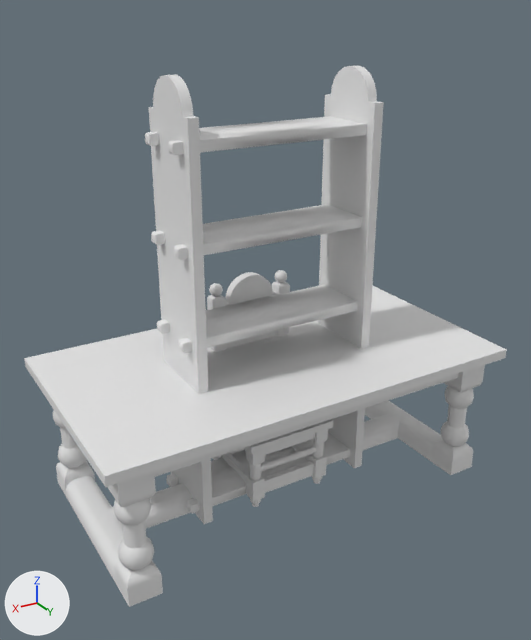
Before and after pictures for a commit that changed the FBX model Assets/Content/3Dmodels/Props/Furniture/LivingRooms/Peasant/3Dmodel_Props_Furniture_LivingRoom_Peasant.fbx.
Both versions are drawn from a 50 mm lens placed at (1.79, 2.95, 2.42), pointed at (0.05, 0.05, 0.97). The lights are fixed; the arrows at lower left show +X, +Y and +Z. The older version comes first. Where no turn or scale is listed for an object, it has been applied to the vertices.

Objects in the first picture: 'Prop_Furniture_LivingRoom_Peasant_Chair', 'Prop_Furniture_LivingRoom_Peasant_Shelving', 'Prop_Furniture_LivingRoom_Peasant_Table'.
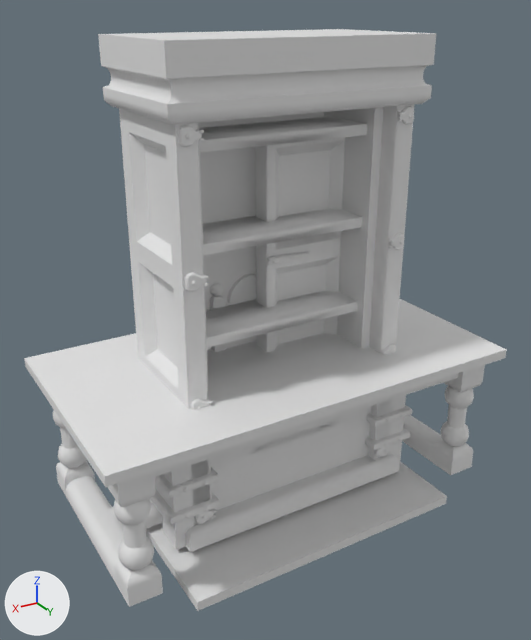
Where the change shows, as pixel boxes [x1, y1, x2, y2] in the pictures (531 x 640 px):
'Prop_Furniture_LivingRoom_Peasant_Wardrobe', added
    after: [98, 29, 436, 552]
'Prop_Furniture_LivingRoom_Peasant_ChestLid', added
    after: [146, 462, 447, 611]
'Prop_Furniture_LivingRoom_Peasant_WardrobeDoor', added
    after: [256, 124, 345, 352]
'Prop_Furniture_LivingRoom_Peasant_Chest', added
    after: [150, 395, 413, 550]
'Prop_Furniture_LivingRoom_Peasant_Chair', unchanged, covered by the edit
    before: [207, 270, 333, 507]
    after: [210, 273, 333, 455]

Patch to the scene script:
```diff
--- a/Assets/Content/3Dmodels/Props/Furniture/LivingRooms/Peasant/3Dmodel_Props_Furniture_LivingRoom_Peasant.fbx.py
+++ b/Assets/Content/3Dmodels/Props/Furniture/LivingRooms/Peasant/3Dmodel_Props_Furniture_LivingRoom_Peasant.fbx.py
@@ me_prop_furniture_livingroom_peasant_chestlid @@
+me_prop_furniture_livingroom_peasant_chestlid.from_pydata(...)  # 472 vertices, 362 faces; spans x -0.75..0.75, y -0.01..0.63, z -0.08..0.01
@@ me_prop_furniture_livingroom_peasant_wardrobedoor @@
+me_prop_furniture_livingroom_peasant_wardrobedoor.from_pydata(...)  # 544 vertices, 431 faces; spans x -0.5..0.01, y -0.12..0.01, z 0.0..1.9
@@ me_prop_furniture_livingroom_peasant_wardrobe @@
+me_prop_furniture_livingroom_peasant_wardrobe.from_pydata(...)  # 1274 vertices, 1042 faces; spans x -0.65..0.65, y -0.35..0.35, z 0.0..2.3
@@ me_prop_furniture_livingroom_peasant_chest @@
+me_prop_furniture_livingroom_peasant_chest.from_pydata(...)  # 1418 vertices, 1068 faces; spans x -0.74..0.74, y -0.34..0.34, z 0.0..0.59
@@ ob_prop_furniture_livingroom_peasant_chestlid @@
+ob_prop_furniture_livingroom_peasant_chestlid = bpy.data.objects.new('Prop_Furniture_LivingRoom_Peasant_ChestLid', me_prop_furniture_livingroom_peasant_chestlid)
+ob_prop_furniture_livingroom_peasant_chestlid.location = (0.0, 0.0, 0.0)
@@ ob_prop_furniture_livingroom_peasant_wardrobedoor @@
+ob_prop_furniture_livingroom_peasant_wardrobedoor = bpy.data.objects.new('Prop_Furniture_LivingRoom_Peasant_WardrobeDoor', me_prop_furniture_livingroom_peasant_wardrobedoor)
+ob_prop_furniture_livingroom_peasant_wardrobedoor.location = (0.0, 0.0, 0.0)
@@ ob_prop_furniture_livingroom_peasant_wardrobe @@
+ob_prop_furniture_livingroom_peasant_wardrobe = bpy.data.objects.new('Prop_Furniture_LivingRoom_Peasant_Wardrobe', me_prop_furniture_livingroom_peasant_wardrobe)
+ob_prop_furniture_livingroom_peasant_wardrobe.location = (0.0, 0.0, 0.0)
@@ ob_prop_furniture_livingroom_peasant_chest @@
+ob_prop_furniture_livingroom_peasant_chest = bpy.data.objects.new('Prop_Furniture_LivingRoom_Peasant_Chest', me_prop_furniture_livingroom_peasant_chest)
+ob_prop_furniture_livingroom_peasant_chest.location = (0.0, 0.0, 0.0)
```
